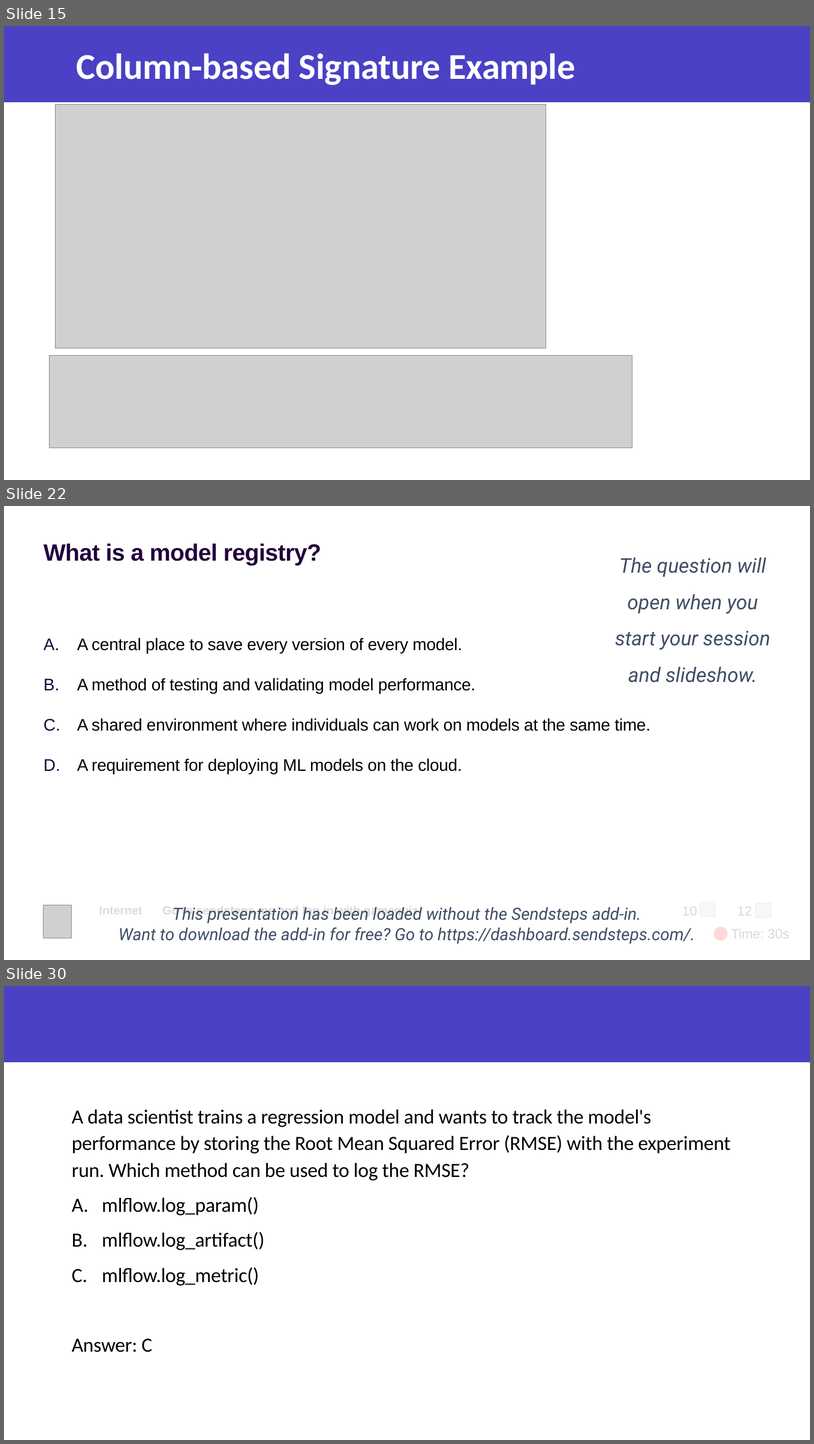
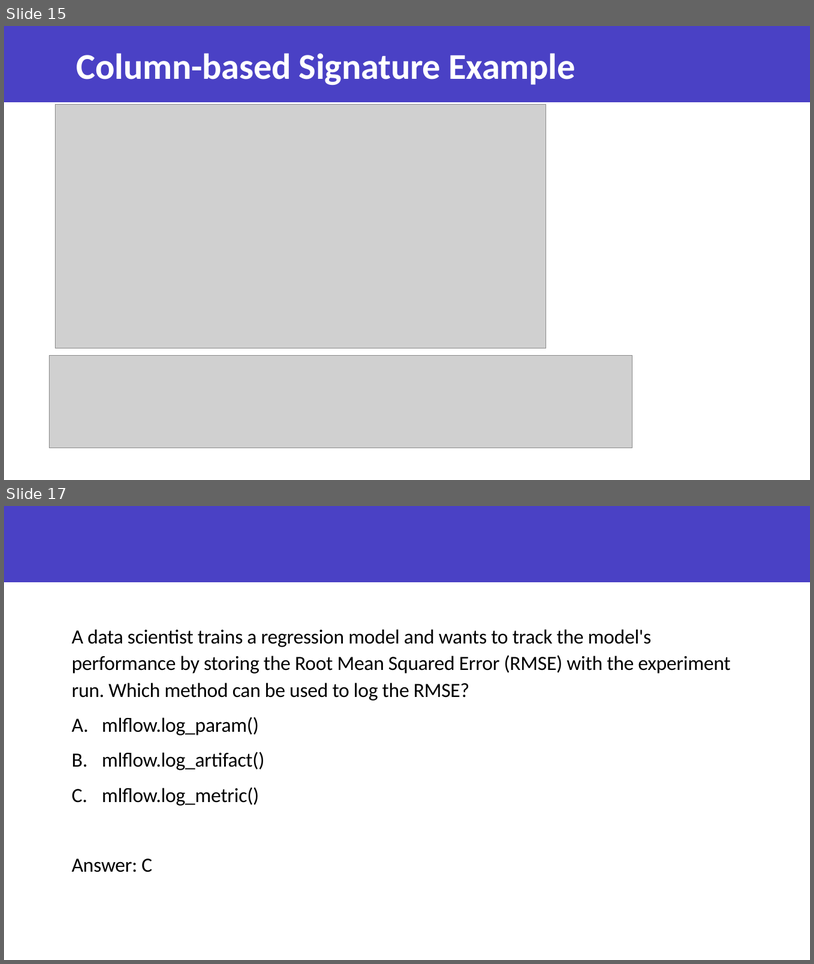
Before and after one commit to anshupandey/MLOps-with-Azure, a slide deck: Working with mlflow.pptx. Shown one above the other, each under a label of ours: slides 15, 22 and 30 before the commit, slides 15 and 17 after it; the slides between them are not shown. The pictures are 814x1444 and 814x964 pixels, drawn with LibreOffice and Linux fonts; fonts in the diff are those of the drawing; grey boxes stand for pictures; background and template pictures are left out. Boxes give left, top, right and bottom in pixels: in the first picture for what was removed or moved away, otherwise in the second. Text is boxed around its words. In the diff, an @@ line names an element or a change of style, - is before the commit and + after.

```diff
--- a/Working with mlflow.pptx
+++ b/Working with mlflow.pptx
@@ slide 22 removed at (x1=4, y1=506, x2=810, y2=960), background picture (left out) @@
@@ rectangle removed at (x1=592, y1=523, x2=795, y2=705) @@
-The question will open when you start your session and slideshow.
@@ title removed at (x1=44, y1=543, x2=321, y2=565) @@
-What is a model registry?
@@ text removed at (x1=77, y1=637, x2=651, y2=774) @@
-A. A central place to save every version of every model.
-B. A method of testing and validating model performance.
-C. A shared environment where individuals can work on models at the same time.
-D. A requirement for deploying ML models on the cloud.
@@ rectangle removed at (x1=17, y1=898, x2=798, y2=947) @@
-This presentation has been loaded without the Sendsteps add-in.
-Want to download the add-in for free? Go to https://dashboard.sendsteps.com/.
@@ table removed at (x1=99, y1=901, x2=645, y2=945), 2 rows, 2 columns @@
-Internet | Go to sendsteps.me and log in with gamequiz
- | 
@@ picture removed at (x1=701, y1=901, x2=716, y2=916) @@
@@ picture removed at (x1=44, y1=904, x2=71, y2=938) @@
@@ text removed at (x1=683, y1=904, x2=698, y2=919) @@
-10
@@ text removed at (x1=738, y1=903, x2=753, y2=918) @@
-12
@@ picture removed at (x1=756, y1=903, x2=771, y2=918) @@
@@ ellipse removed at (x1=714, y1=927, x2=728, y2=940) @@
@@ text removed at (x1=731, y1=926, x2=789, y2=941) @@
-Time: 30s
@@ what was slide 30 is now slide 17 @@
```
Also in this commit, not shown: 12 other slides removed.
